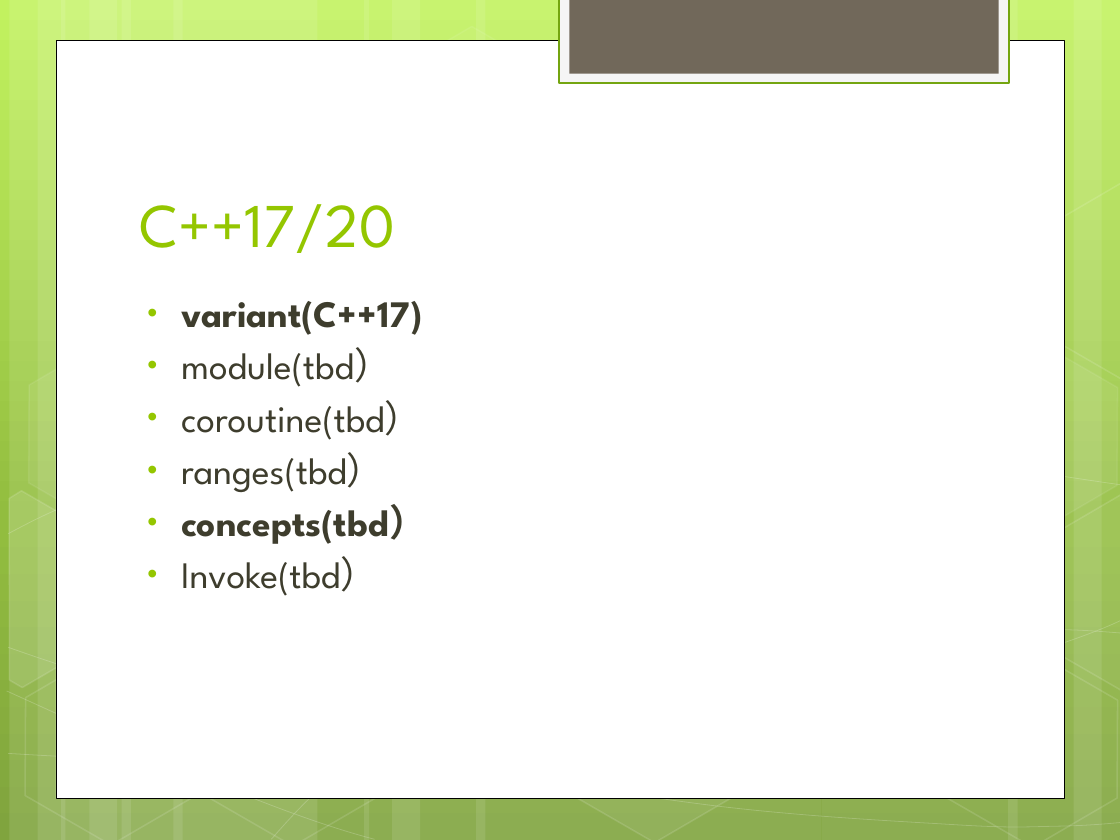
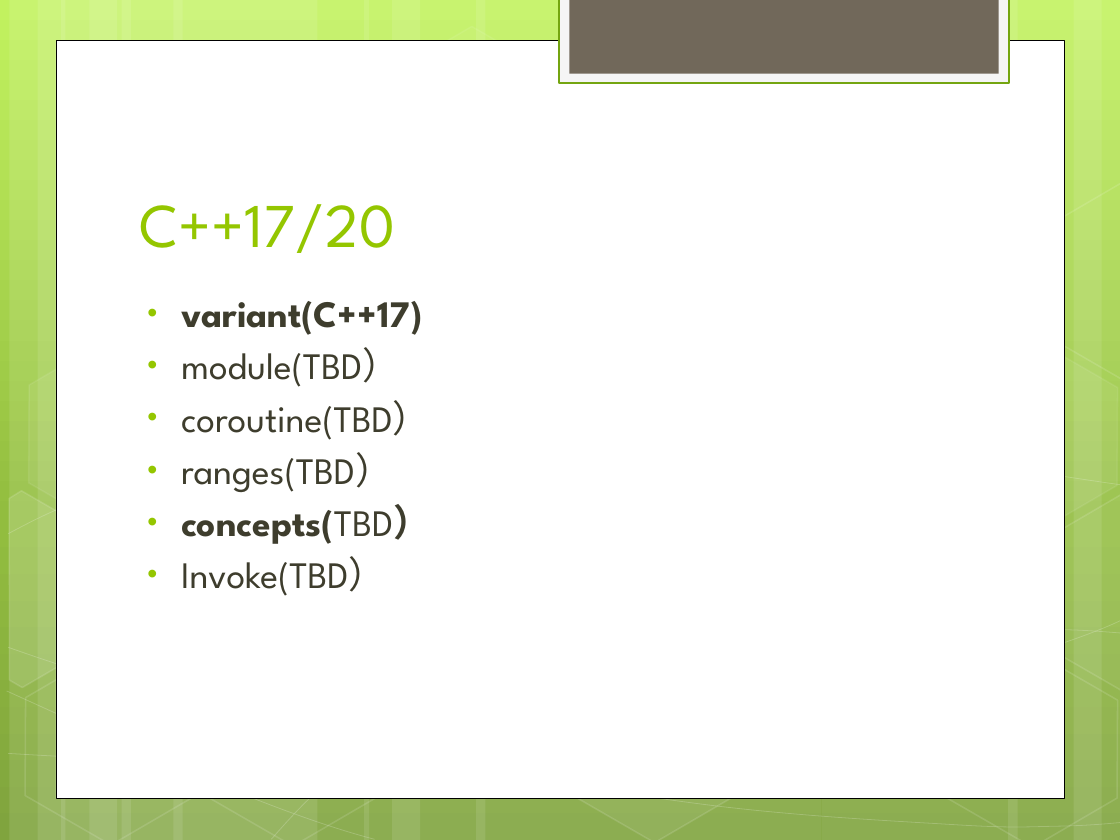
Before and after one commit to war10ck-efz/cpplearning, a slide deck: slide 15 of doc/c++11learning.pptx. Drawn at 1120x840 pixels with LibreOffice and Linux fonts; fonts in the diff are those of the drawing. Boxes give left, top, right and bottom in pixels: in the first picture for what was removed or moved away, otherwise in the second. Text is boxed around its words. In the diff, an @@ line names an element or a change of style, - is before the commit and + after.

Commit message:
update ppt

```diff
--- a/doc/c++11learning.pptx
+++ b/doc/c++11learning.pptx
@@ text at (181,347,431,596): text changed @@
-• module(tbd）
-• coroutine(tbd）
-• ranges(tbd）
-• concepts(tbd）
-• Invoke(tbd）
+• module(TBD）
+• coroutine(TBD）
+• ranges(TBD）
+• concepts(TBD）
+• Invoke(TBD）
```
Also in this commit, not shown: 8 other slides changed, 2 slides added, 1 slide removed.
